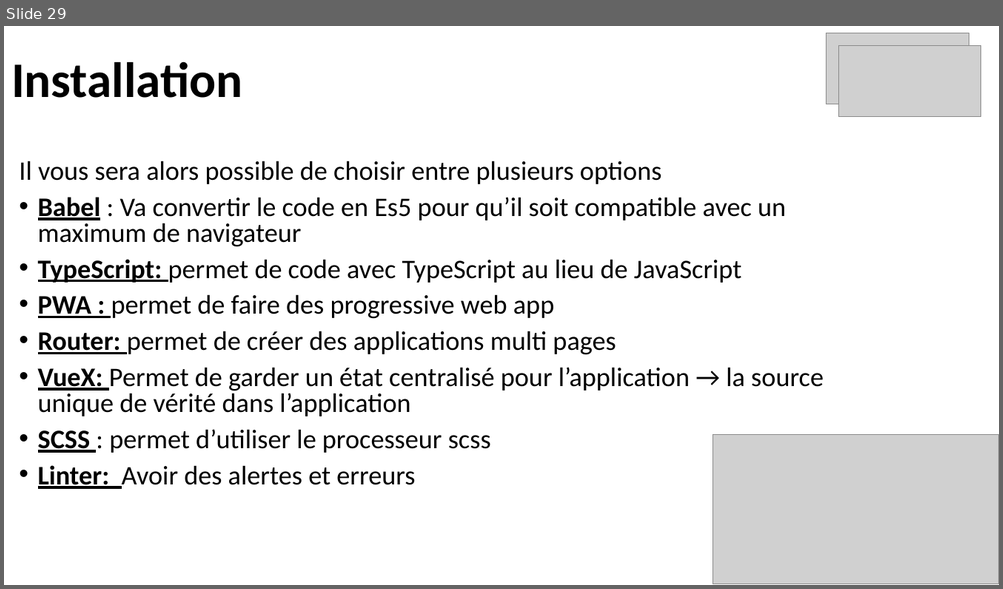
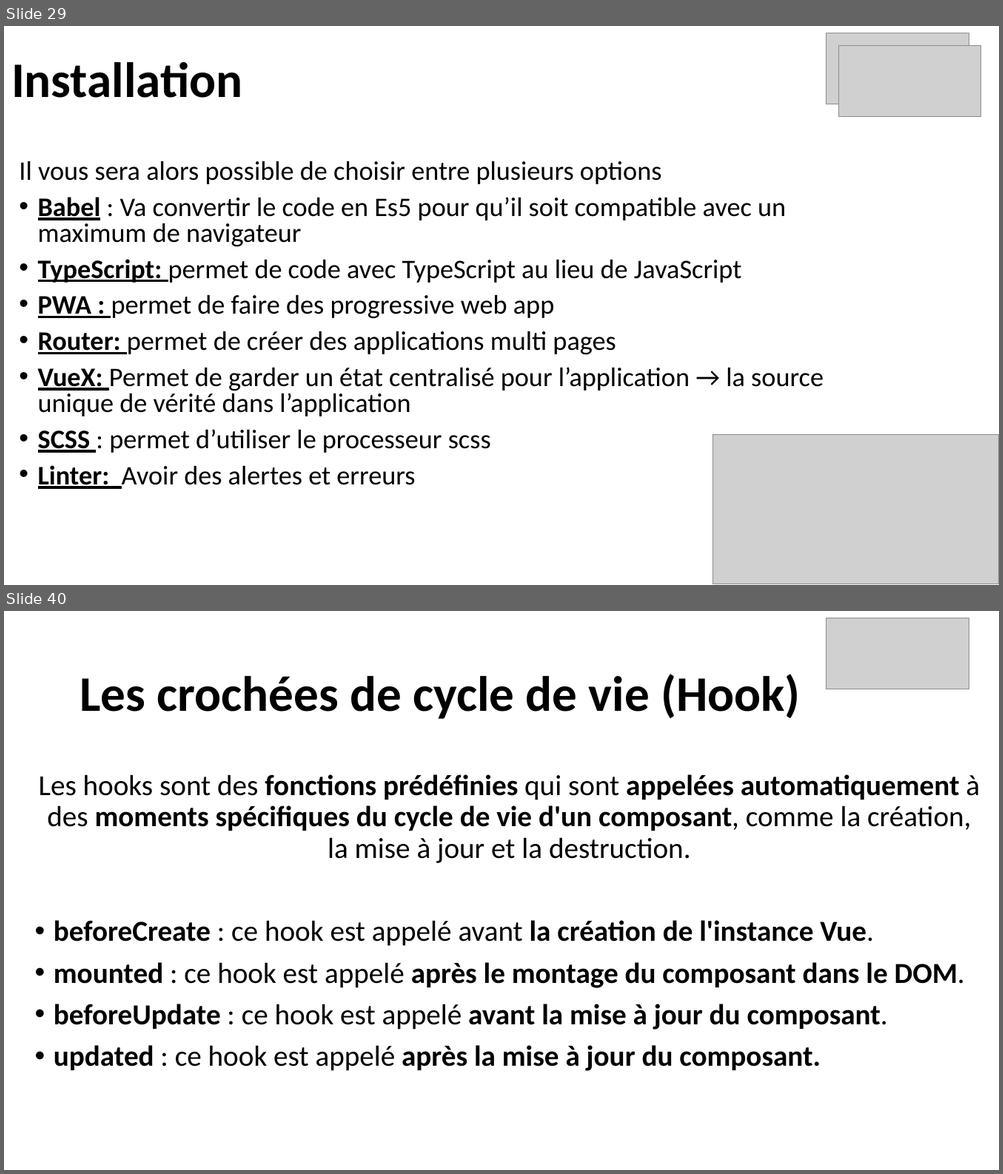
Before and after one commit to ArMb57/vueJs, a slide deck: cours.pptx. Shown one above the other, each under a label of ours: slide 29 before the commit, slides 29 and 40 after it; the slides between them are not shown. The pictures are 1003x589 and 1003x1174 pixels, drawn with LibreOffice and Linux fonts; fonts in the diff are those of the drawing; grey boxes stand for pictures. Boxes give left, top, right and bottom in pixels: in the first picture for what was removed or moved away, otherwise in the second. Text is boxed around its words. In the diff, an @@ line names an element or a change of style, - is before the commit and + after.

```diff
--- a/cours.pptx
+++ b/cours.pptx
@@ slide 40 added at [4,611,999,1170], background #FFFFFF @@
@@ picture added at [826,618,969,689] @@
@@ title added at [79,674,800,719], 48 pt, text #000000, bold @@
+Les crochées de cycle de vie (Hook)
@@ text added at [39,775,979,1071], 28 pt, text #000000, bold @@
+Les hooks sont des fonctions prédéfinies qui sont appelées automatiquement à des moments spécifiques du cycle de vie d'un composant, comme la création, la mise à jour et la destruction.
+• beforeCreate : ce hook est appelé avant la création de l'instance Vue.
+• mounted : ce hook est appelé après le montage du composant dans le DOM.
+• beforeUpdate : ce hook est appelé avant la mise à jour du composant.
+• updated : ce hook est appelé après la mise à jour du composant.
```
Also in this commit, not shown: 49 other slides added.
